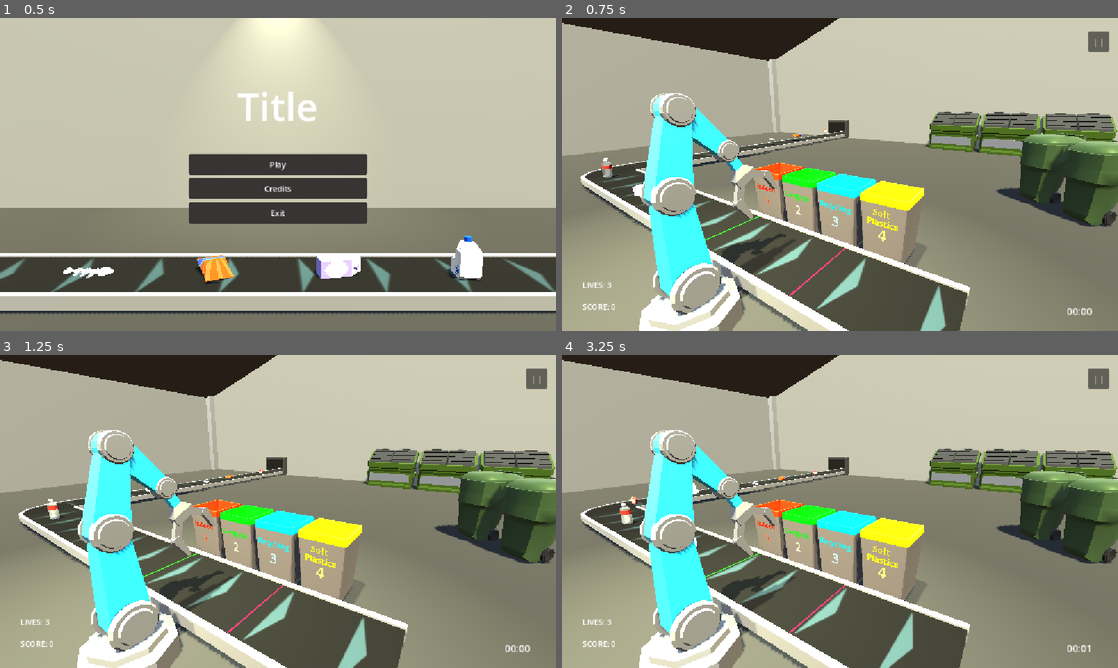
Above: before the commit, frames 1-4 (two rows, left to right).
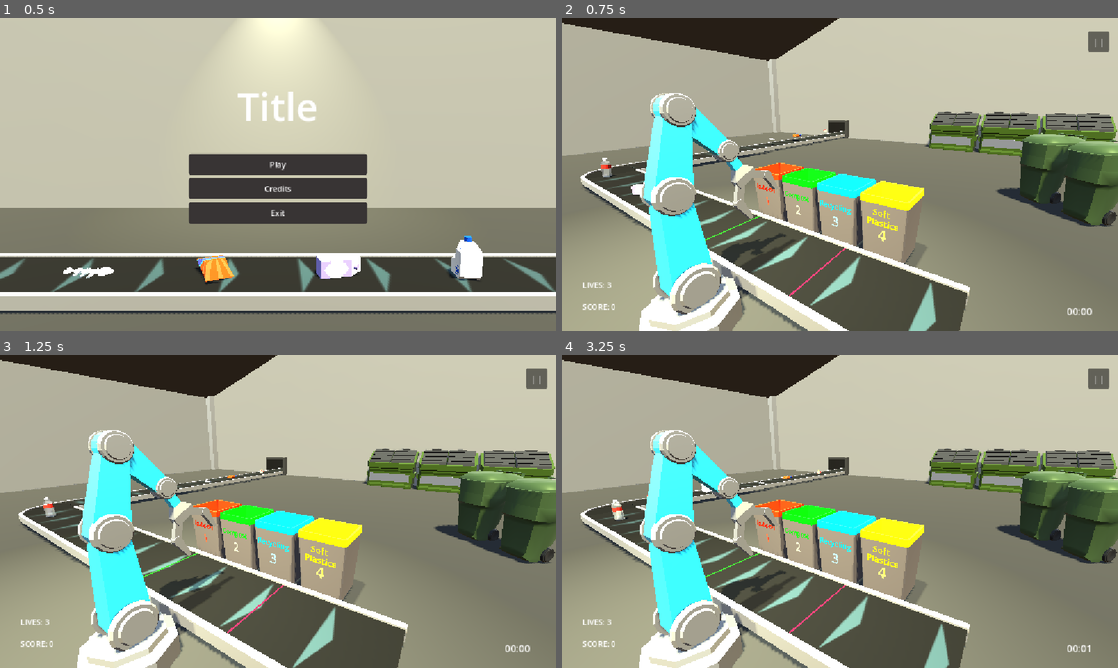
Above: after the commit, the same moments.

Repository: Helena-Schick/Recycling-game
Game: Godot game, scene res://scenes/main_menu.tscn
Same seed, same stepped clock (60 frames per second), same inputs: the game is played once before the commit and once after it. The project has no main scene, so this scene is started directly.
Inputs:
- Up to frame 1 (0.5 s): no input
- Up to frame 2 (0.75 s): click "Play" at 0.5 s
- Up to frame 3 (1.25 s): no input
- Up to frame 4 (3.25 s): click "| |" at 1.25 s; tap Enter at 2 s; click "Unpause" at 2.75 s

Frame 1 is identical in both runs. In frame 2, 1.9% of the frame differs, in the area x 6-70%, y 43-100%; in frame 3, 2.5%; in frame 4, 2.8%, in the area x 6-70%, y 36-100%.

Commit message:
changed speed

Diff:
--- a/recycling-game-main/scenes/level.tscn
+++ b/recycling-game-main/scenes/level.tscn
@@ -809,7 +809,7 @@
 curve = SubResource("Curve3D_64w2a")
 
 [node name="PathFollow3D" type="PathFollow3D" parent="Path3D" unique_id=577133289]
-transform = Transform3D(-0.003062617, -0.01737851, 0.99983394, 7.636772e-08, 0.99983805, 0.017378604, -0.9999858, 5.3300835e-05, -0.0030621504, 49.001724, 1.8088338, -32.766308)
+transform = Transform3D(-0.0030626163, -0.017378507, 0.9998337, 7.6367705e-08, 0.9998378, 0.0173786, -0.9999856, 5.3300824e-05, -0.0030621497, 49.001724, 1.8088338, -32.766308)
 progress = 11.0
 
 [node name="difficulty_timer" type="Timer" parent="." unique_id=743466933]
--- a/recycling-game-main/scripts/arm.gd
+++ b/recycling-game-main/scripts/arm.gd
@@ -10,11 +10,11 @@
 @export var ik_target: Node ## The target for inverse kinematics
 @export var bin_markers: Array[Marker3D] ## An array of markers for the bins
 
-const MAX_SPEED: float = 30.0 ## The maximun speed of the arm
+const MAX_SPEED: float = 27.0 ## The maximun speed of the arm
 const Y_MOVEMENT_SCALE: float = 3.0 ## How much faster the arm needs to move upward
 const SPEED_CHANGE: float = 1.4 ## How much the speed increases by
 
-var speed: float = 18.0 ## The speed at which the arm moves
+var speed: float = 16.0 ## The speed at which the arm moves
 var target_pos ## The position the arm is moving to
 var target_item ## The item or node the arm is moving to
 var grabbed_item ## The item currently being held by the arm, or null if no item
@@ -37,7 +37,7 @@
 			# This prevents the arm from colliding with the bins
 			dir.y = dir.y * Y_MOVEMENT_SCALE
 
-		# Move marker towards target item
+		# Move marker towards the target item
 		var marker_pos = marker.global_position
 		marker.global_position.x = move_toward(marker_pos.x, target_pos.x, speed * delta * dir.x)
 		marker.global_position.y = move_toward(marker_pos.y, target_pos.y, speed * delta * dir.y)
--- a/recycling-game-main/scripts/bin.gd
+++ b/recycling-game-main/scripts/bin.gd
@@ -6,7 +6,7 @@
 const FEEDBACK_TEXT := ["That should go in the "," bin!"]
 
 
-# Called when an item is droopped in the bin
+# Called when an item is dropped in the bin
 func _on_area_3d_body_entered(item: Node3D) -> void:
 	if item.bin == bin_number: # Correct bin
 		level.change_score(level.ITEM_VALUE)
@@ -14,4 +14,5 @@
 		level.change_score(-level.ITEM_VALUE)
 		level.show_feedback(FEEDBACK_TEXT[0] + bin_names[item.bin] + FEEDBACK_TEXT[1])
 		level.decrease_lives()
+
 	item.call_deferred("queue_free")
--- a/recycling-game-main/scripts/conveyer_class.gd
+++ b/recycling-game-main/scripts/conveyer_class.gd
@@ -5,21 +5,17 @@
 @export var animated_mesh: Node
 @onready var material = animated_mesh.get_surface_override_material(0)
 @onready var direction : Vector3 = Vector3(0, 0, 1).rotated(Vector3.UP, rotation.y)
-@export var speed: float = 6.7 ## The speed of the items
+@export var speed: float = 4.5 ## The speed of the items
 
 const OFFSET_SPEED: float = -0.25 # How fast the conveyer belt texture moves
 
 
-func move_items(delta: float) -> void:
+func _physics_process(delta: float) -> void:
 	# Move items forward
-	var bodies = conveyor_area.get_overlapping_bodies()
-	for body in bodies:
-		if not body.on_corner:
-			body.position += direction * speed * delta
+	var items = conveyor_area.get_overlapping_bodies()
+	for item in items:
+		if not item.on_corner:
+			item.position += direction * speed * delta
 
 	# Move conveyer belt texture
 	material.uv1_offset.x += OFFSET_SPEED * delta * speed
-
-
-func _physics_process(delta: float) -> void:
-	move_items(delta)
--- a/recycling-game-main/scripts/conveyer_corner.gd
+++ b/recycling-game-main/scripts/conveyer_corner.gd
@@ -1,7 +1,7 @@
 extends Node
 
 @export var conveyor_area: Node ## The area3D that detects items
-var speed: float = 6.7 ## The speed the items move down the conveyer
+var speed: float = 4.5 ## The speed the items move down the conveyer
 
 
 func _physics_process(delta: float) -> void:
--- a/recycling-game-main/scripts/level.gd
+++ b/recycling-game-main/scripts/level.gd
@@ -58,9 +58,8 @@
 	if music == false:
 		music_player.playing = false
 
-
 	# Create items along conveyer
-	for item_number in range(START_ITEMS):
+	for item_number in START_ITEMS:
 		path_follow.progress_ratio = (item_number - randf() * spawner.randomness) / float(START_ITEMS)
 		spawner.spawn_item(path_follow.global_position)
 
@@ -141,9 +140,12 @@
 			sound_player.play()
 
 
+## Decreases the player's lives and handles game over
 func decrease_lives() -> void:
 	lives -= 1
 	lives_display.text = LIVES_TEXT + str(lives)
+
+	# Ends the game when out of lives
 	if lives == 0:
 		get_tree().paused = true
 		feedback_display.visible = false
@@ -152,6 +154,7 @@
 		add_child(menu)
 
 
+## Opens the settings menu
 func _on_settings_pressed() -> void:
 	var settings = settings_menu.instantiate()
 	pause_menu.visible = false
@@ -159,6 +162,7 @@
 	add_child(settings)
 
 
+## Shows the feedback display with the given text
 func show_feedback(text: String) -> void:
 	feedback_display.visible = true
 	feedback_display.text = text
--- a/recycling-game-main/scripts/spawner.gd
+++ b/recycling-game-main/scripts/spawner.gd
@@ -2,7 +2,7 @@
 
 @export var timer: Node
 @export var item_scene: PackedScene
-@export var time: float = 1.7 ## The average time for each item to spawn
+@export var time: float = 2.4 ## The average time for each item to spawn
 
 var items: Array[ItemData]
 var randomness: float = 0.4
